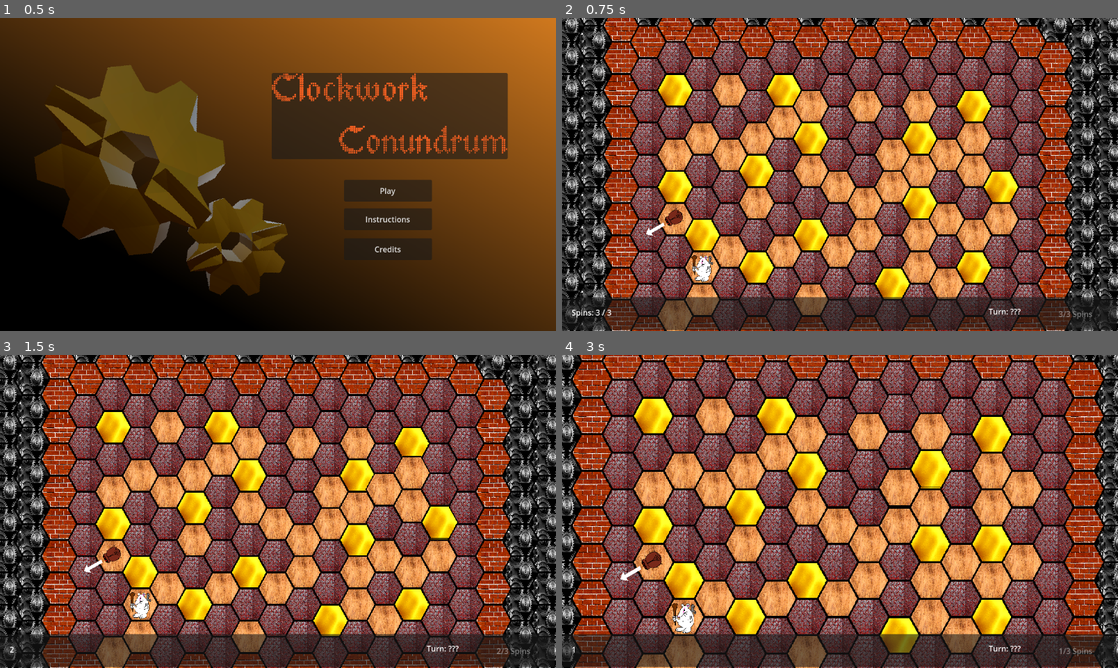
Above: before the commit, frames 1-4 (two rows, left to right).
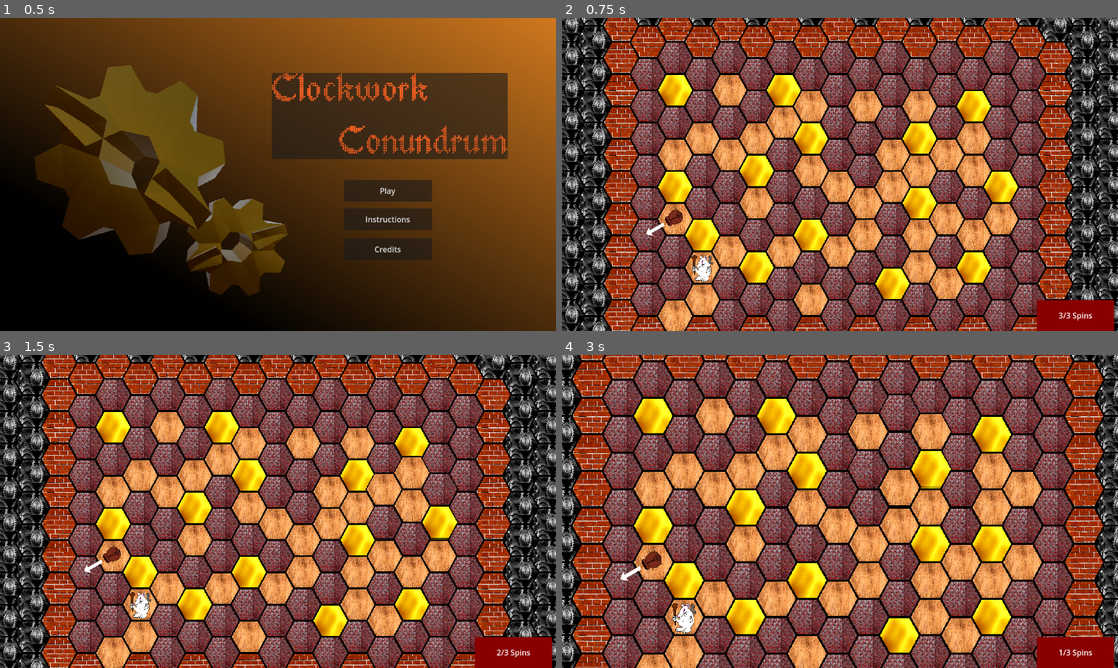
Above: after the commit, the same moments.

Repository: collin-wright1/pizza-jam
Game: Godot game, scene res://scenes/main_menu.tscn
Two runs of this game, one before a commit and one after it. Both use one fixed random seed, a clock stepped at 60 frames per second and the inputs below.
Inputs (mouse positions are in pixels of both pictures, inside the frame that each line leads up to):
- Up to frame 1 (0.5 s): no input
- Up to frame 2 (0.75 s): click "Play" at 0.5 s
- Up to frame 3 (1.5 s): tap Enter (ui_accept) at 1.25 s; move the mouse to (400, 495) at 1.27 s; hold Right (rotate_right) from 1.28 s (still down); hold Middle mouse button (move_camera) from 1.28 s (still down); click (400, 495) at 1.42 s
- Up to frame 4 (3 s): tap Enter (ui_accept) at 1.52, 2.75 s; release Right (rotate_right) at 2 s; release Middle mouse button (move_camera) at 2 s; drag from (728, 527) to (701, 605) at 2.02 s; move the mouse to (895, 442) at 2.77 s; hold Right (rotate_right) from 2.78 s (still down); tap Mouse wheel up (zoom_in) at 2.85 s; click (895, 442) at 2.92 s

Frame 1 is identical in both runs. In frame 2, 9.0% of the frame differs, in the area x 0-100%, y 89-100%; in frame 3, 9.0%; in frame 4, 9.3%.

Commit message:
Simplified UI and first colorful button attempt

Diff:
--- a/scenes/game_controller.tscn
+++ b/scenes/game_controller.tscn
@@ -1,8 +1,24 @@
-[gd_scene load_steps=5 format=4 uid="uid://by4174pqnrkcd"]
+[gd_scene load_steps=9 format=4 uid="uid://by4174pqnrkcd"]
 
 [ext_resource type="Script" path="res://scripts/game_controller.gd" id="1_myg7p"]
 [ext_resource type="PackedScene" uid="uid://b72wqoj6jd72s" path="res://scenes/test_area.tscn" id="2_32ljh"]
 [ext_resource type="PackedScene" uid="uid://dwo373kpn6los" path="res://scenes/villain.tscn" id="3_qyy45"]
+
+[sub_resource type="Gradient" id="Gradient_17yxi"]
+offsets = PackedFloat32Array(0)
+colors = PackedColorArray(0.539863, 1.03481e-06, 2.88785e-07, 1)
+
+[sub_resource type="GradientTexture2D" id="GradientTexture2D_2kd6m"]
+gradient = SubResource("Gradient_17yxi")
+metadata/_snap_enabled = true
+
+[sub_resource type="GradientTexture2D" id="GradientTexture2D_tn2xf"]
+gradient = SubResource("Gradient_17yxi")
+metadata/_snap_enabled = true
+
+[sub_resource type="GradientTexture2D" id="GradientTexture2D_387h1"]
+gradient = SubResource("Gradient_17yxi")
+metadata/_snap_enabled = true
 
 [sub_resource type="Environment" id="Environment_ofsct"]
 background_mode = 3
@@ -34,13 +50,16 @@
 position = Vector2(122, 353)
 rotation = 1.0472
 
-[node name="GameOverPanel" parent="TestArea/CanvasLayer/Panel" index="3"]
-visible = false
+[node name="EndTurnButton" parent="TestArea/CanvasLayer" index="0"]
+texture_normal = SubResource("GradientTexture2D_2kd6m")
+texture_pressed = SubResource("GradientTexture2D_tn2xf")
+texture_hover = SubResource("GradientTexture2D_387h1")
+texture_disabled = SubResource("GradientTexture2D_2kd6m")
 
 [node name="WorldEnvironment" type="WorldEnvironment" parent="."]
 environment = SubResource("Environment_ofsct")
 
-[connection signal="pressed" from="TestArea/CanvasLayer/Panel/Button" to="." method="_on_button_pressed"]
-[connection signal="pressed" from="TestArea/CanvasLayer/Panel/GameOverPanel/RetryButton" to="." method="_on_retry_button_pressed"]
+[connection signal="pressed" from="TestArea/CanvasLayer/EndTurnButton" to="." method="_on_end_turn_button_pressed"]
+[connection signal="pressed" from="TestArea/CanvasLayer/GameOverPanel/RetryButton" to="." method="_on_retry_button_pressed"]
 
 [editable path="TestArea"]
--- a/scenes/test_area.tscn
+++ b/scenes/test_area.tscn
@@ -193,6 +193,14 @@
 "raise_up": SubResource("Animation_33hk5")
 }
 
+[sub_resource type="Gradient" id="Gradient_17yxi"]
+offsets = PackedFloat32Array(0)
+colors = PackedColorArray(0.539863, 1.03481e-06, 2.88785e-07, 1)
+
+[sub_resource type="GradientTexture2D" id="GradientTexture2D_w5fb2"]
+gradient = SubResource("Gradient_17yxi")
+metadata/_snap_enabled = true
+
 [node name="TestArea" type="Node2D"]
 script = ExtResource("1_ksqw7")
 
@@ -266,51 +274,47 @@
 
 [node name="CanvasLayer" type="CanvasLayer" parent="."]
 
-[node name="Panel" type="Panel" parent="CanvasLayer"]
-offset_top = 578.0
-offset_right = 1149.0
-offset_bottom = 646.0
-
-[node name="SpinsLabel" type="Label" parent="CanvasLayer/Panel"]
-layout_mode = 0
-offset_left = 20.0
-offset_top = 20.0
-offset_right = 103.0
-offset_bottom = 43.0
-text = "Spins: 3 / 3"
-
-[node name="Button" type="Button" parent="CanvasLayer/Panel"]
-layout_mode = 0
+[node name="EndTurnButton" type="TextureButton" parent="CanvasLayer"]
 offset_left = 984.0
-offset_top = 6.0
+offset_top = 584.0
 offset_right = 1144.0
-offset_bottom = 64.0
-text = "End Turn"
+offset_bottom = 642.0
+texture_normal = SubResource("GradientTexture2D_w5fb2")
+stretch_mode = 0
 script = ExtResource("7_6wc73")
 
-[node name="TurnLabel" type="Label" parent="CanvasLayer/Panel"]
-layout_mode = 0
-offset_left = 884.0
-offset_top = 18.0
-offset_right = 984.0
-offset_bottom = 41.0
-text = "Turn: ???"
-
-[node name="GameOverPanel" type="Panel" parent="CanvasLayer/Panel"]
+[node name="Label" type="Label" parent="CanvasLayer/EndTurnButton"]
 layout_mode = 1
 anchors_preset = 8
 anchor_left = 0.5
 anchor_top = 0.5
 anchor_right = 0.5
 anchor_bottom = 0.5
-offset_left = -451.5
-offset_top = -531.0
-offset_right = 464.5
-offset_bottom = -76.0
+offset_left = -73.0
+offset_top = -26.0
+offset_right = 73.0
+offset_bottom = 26.0
 grow_horizontal = 2
 grow_vertical = 2
-
-[node name="Label" type="Label" parent="CanvasLayer/Panel/GameOverPanel"]
+text = "End Turn"
+horizontal_alignment = 1
+vertical_alignment = 1
+
+[node name="GameOverPanel" type="Panel" parent="CanvasLayer"]
+visible = false
+anchors_preset = 8
+anchor_left = 0.5
+anchor_top = 0.5
+anchor_right = 0.5
+anchor_bottom = 0.5
+offset_left = -453.0
+offset_top = -243.0
+offset_right = 463.0
+offset_bottom = 212.0
+grow_horizontal = 2
+grow_vertical = 2
+
+[node name="Label" type="Label" parent="CanvasLayer/GameOverPanel"]
 layout_mode = 1
 anchors_preset = 8
 anchor_left = 0.5
@@ -331,7 +335,7 @@
 "
 horizontal_alignment = 1
 
-[node name="RetryButton" type="Button" parent="CanvasLayer/Panel/GameOverPanel"]
+[node name="RetryButton" type="Button" parent="CanvasLayer/GameOverPanel"]
 layout_mode = 1
 anchors_preset = 8
 anchor_left = 0.5
--- a/scripts/end_turn_button.gd
+++ b/scripts/end_turn_button.gd
@@ -1,4 +1,4 @@
-extends Button
+extends TextureButton
 
 @export var game_state : Node
 
--- a/scripts/game_controller.gd
+++ b/scripts/game_controller.gd
@@ -10,9 +10,9 @@
 var characters_have_attacked = false
 var all_have_moved
 #var game_state: State
-@onready var button: Button = $TestArea/CanvasLayer/Panel/Button
-@onready var game_over_panel: Panel = $TestArea/CanvasLayer/Panel/GameOverPanel
+@onready var game_over_panel: Panel = $TestArea/CanvasLayer/GameOverPanel
 @onready var retry_button: Button = $TestArea/CanvasLayer/Panel/GameOverPanel/RetryButton
+@onready var end_turn_button: TextureButton = $TestArea/CanvasLayer/EndTurnButton
 
 
 enum game_states{
@@ -23,15 +23,15 @@
 var current_game_state = game_states.player_turn
 
 func _ready():
-	button.text = "3/3 Spins"
+	end_turn_button.get_node("Label").text = "3/3 Spins"
 
 func _process(delta: float) -> void:
 	match current_game_state:
 		game_states.player_turn:
 			if spins == 0:
-				button.disabled = false
+				end_turn_button.disabled = false
 			else:
-				button.disabled = true
+				end_turn_button.disabled = true
 
 		game_states.end_game:
 			game_over_panel.show()
@@ -95,10 +95,9 @@
 
 func decrement_spin():
 	spins -= 1
-	button.text = (str(spins) + "/3 Spins")
+	end_turn_button.get_node("Label").text = (str(spins) + "/3 Spins")
 	if(spins <= 0):
-		button.text = "End Turn"
-	$TestArea/CanvasLayer/Panel/SpinsLabel.text = str(spins)
+		end_turn_button.get_node("Label").text = "End Turn"
 
 func _input(event: InputEvent) -> void:
 	if Input.is_action_just_pressed("show_moves"):
@@ -110,14 +109,6 @@
 			if char.get_node_or_null("AttackShower"):
 				char.get_node_or_null("AttackShower").hide()
 
-
-
-func _on_button_pressed() -> void:
-	characters_have_attacked = false
-	characters_have_moved = false
-	current_game_state = game_states.ai_turn
-	button.disabled = true
-
 func clean_characters():
 	var new_array = []
 	for char in characters:
@@ -128,3 +119,10 @@
 
 func _on_retry_button_pressed() -> void:
 	get_tree().change_scene_to_file("res://scenes/game_controller.tscn")
+
+
+func _on_end_turn_button_pressed() -> void:
+	characters_have_attacked = false
+	characters_have_moved = false
+	current_game_state = game_states.ai_turn
+	end_turn_button.disabled = true
Not shown: 1 places in scenes/test_area.tscn that only renumber resources
